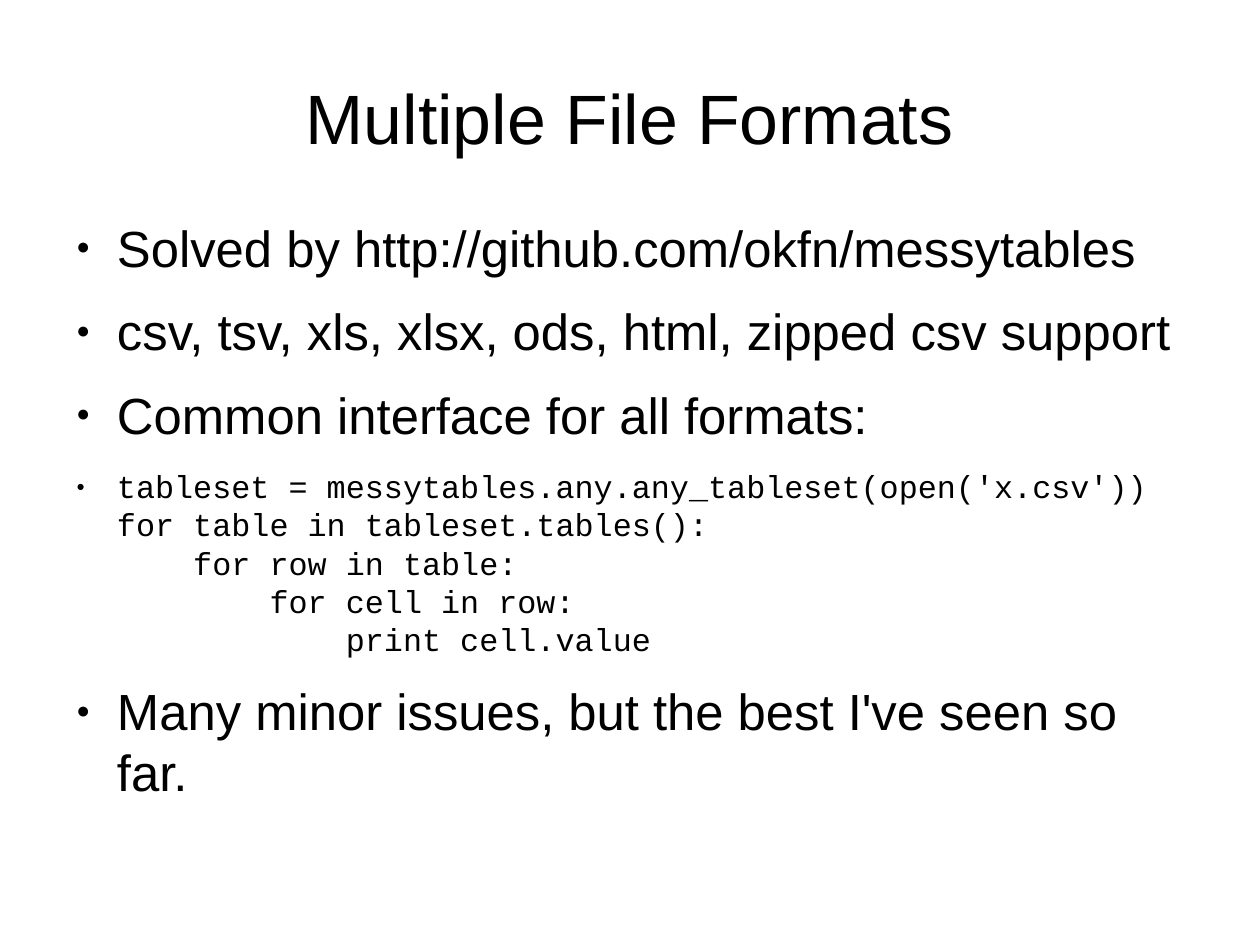
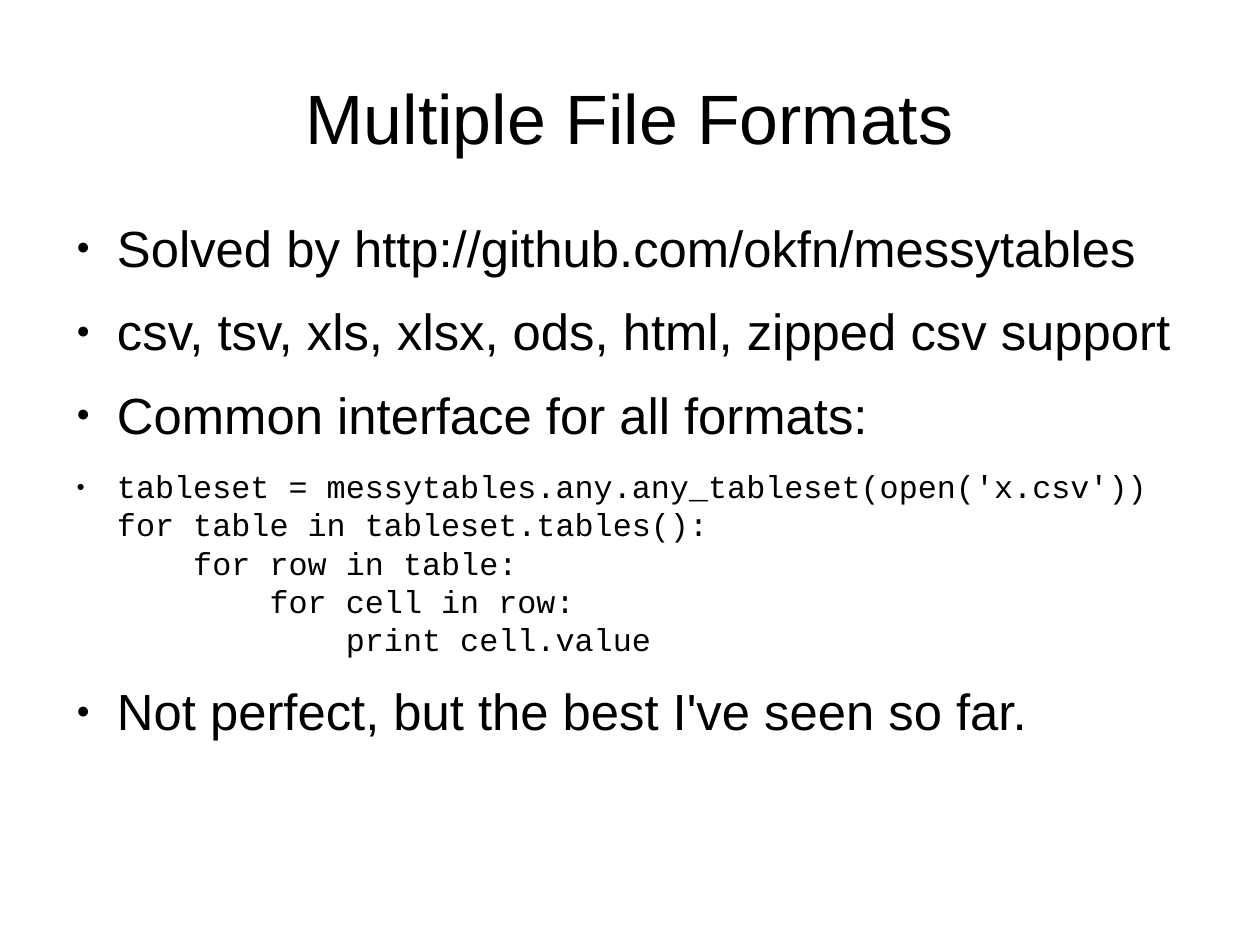
Before and after one commit to sensiblecodeio/xypath, a slide deck: slide 4 of presentation.odp (slide 8 before the commit). Drawn at 1260x945 pixels with LibreOffice and Linux fonts; fonts in the diff are those of the drawing. Boxes give left, top, right and bottom in pixels: in the first picture for what was removed or moved away, otherwise in the second. Text is boxed around its words. In the diff, an @@ line names an element or a change of style, - is before the commit and + after.

```diff
--- a/presentation.odp
+++ b/presentation.odp
@@ text at bbox=[117, 693, 1027, 741]: text changed @@
-● Many minor issues, but the best I've seen so far.
+● Not perfect, but the best I've seen so far.
```
Also in this commit, not shown: 10 other slides changed, 7 slides added, 2 slides removed.
